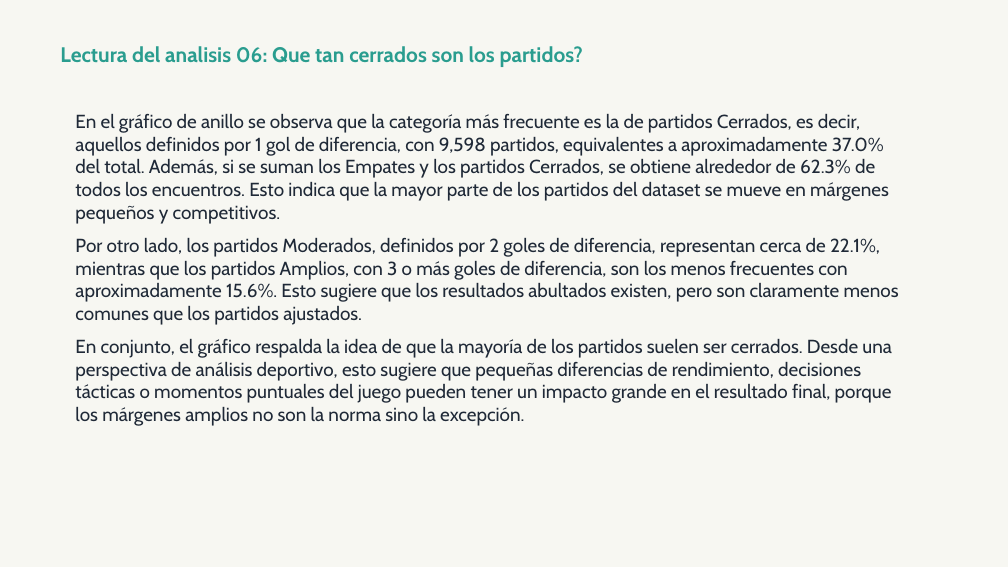
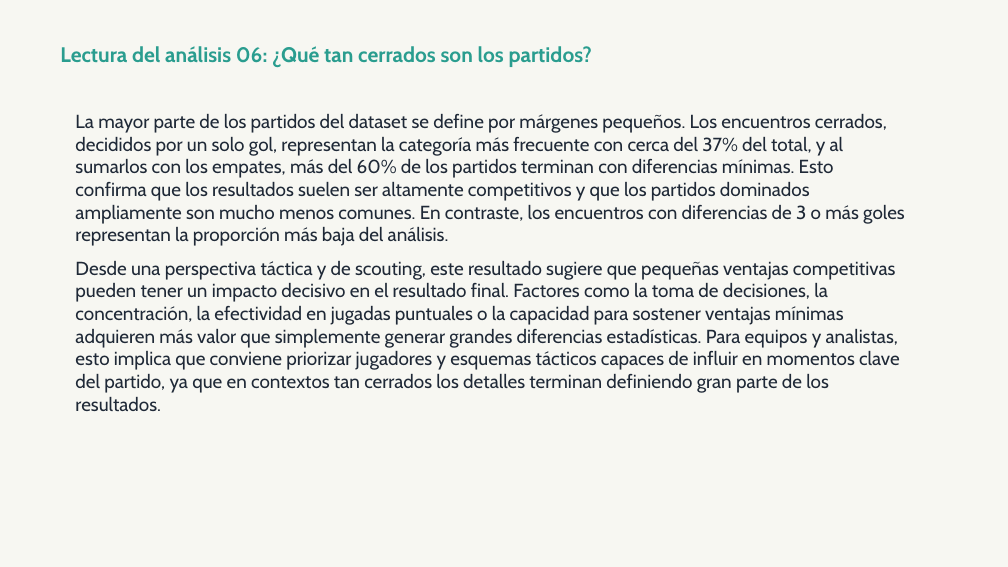
Before and after one commit to OssianV/Proyecto_analisis_soccer_europeo, a slide deck: slide 13 of OUTPUTS/presentacion_final.pptx. Drawn at 1008x567 pixels with LibreOffice and Linux fonts; fonts in the diff are those of the drawing. Boxes give left, top, right and bottom in pixels: in the first picture for what was removed or moved away, otherwise in the second. Text is boxed around its words. In the diff, an @@ line names an element or a change of style, - is before the commit and + after.

Commit message:
Minor changes y analisis correctos en la presentacion creada

```diff
--- a/OUTPUTS/presentacion_final.pptx
+++ b/OUTPUTS/presentacion_final.pptx
@@ text at (60, 46, 592, 68): text changed @@
-Lectura del analisis 06: Que tan cerrados son los partidos?
+Lectura del análisis 06: ¿Qué tan cerrados son los partidos?
@@ text at (75, 114, 905, 411): text changed @@
-En el gráfico de anillo se observa que la categoría más frecuente es la de partidos Cerrados, es decir, aquellos definidos por 1 gol de diferencia, con 9,598 partidos, equivalentes a aproximadamente 37.0% del total. Además, si se suman los Empates y los partidos Cerrados, se obtiene alrededor de 62.3% de todos los encuentros. Esto indica que la mayor parte de los partidos del dataset se mueve en márgenes pequeños y competitivos.
-Por otro lado, los partidos Moderados, definidos por 2 goles de diferencia, representan cerca de 22.1%, mientras que los partidos Amplios, con 3 o más goles de diferencia, son los menos frecuentes con aproximadamente 15.6%. Esto sugiere que los resultados abultados existen, pero son claramente menos comunes que los partidos ajustados.
-En conjunto, el gráfico respalda la idea de que la mayoría de los partidos suelen ser cerrados. Desde una perspectiva de análisis deportivo, esto sugiere que pequeñas diferencias de rendimiento, decisiones tácticas o momentos puntuales del juego pueden tener un impacto grande en el resultado final, porque los márgenes amplios no son la norma sino la excepción.
+La mayor parte de los partidos del dataset se define por márgenes pequeños. Los encuentros cerrados, decididos por un solo gol, representan la categoría más frecuente con cerca del 37% del total, y al sumarlos con los empates, más del 60% de los partidos terminan con diferencias mínimas. Esto confirma que los resultados suelen ser altamente competitivos y que los partidos dominados ampliamente son mucho menos comunes. En contraste, los encuentros con diferencias de 3 o más goles representan la proporción más baja del análisis.
+Desde una perspectiva táctica y de scouting, este resultado sugiere que pequeñas ventajas competitivas pueden tener un impacto decisivo en el resultado final. Factores como la toma de decisiones, la concentración, la efectividad en jugadas puntuales o la capacidad para sostener ventajas mínimas adquieren más valor que simplemente generar grandes diferencias estadísticas. Para equipos y analistas, esto implica que conviene priorizar jugadores y esquemas tácticos capaces de influir en momentos clave del partido, ya que en contextos tan cerrados los detalles terminan definiendo gran parte de los resultados.
```
Also in this commit, not shown: 19 other slides changed, 3 other files.
